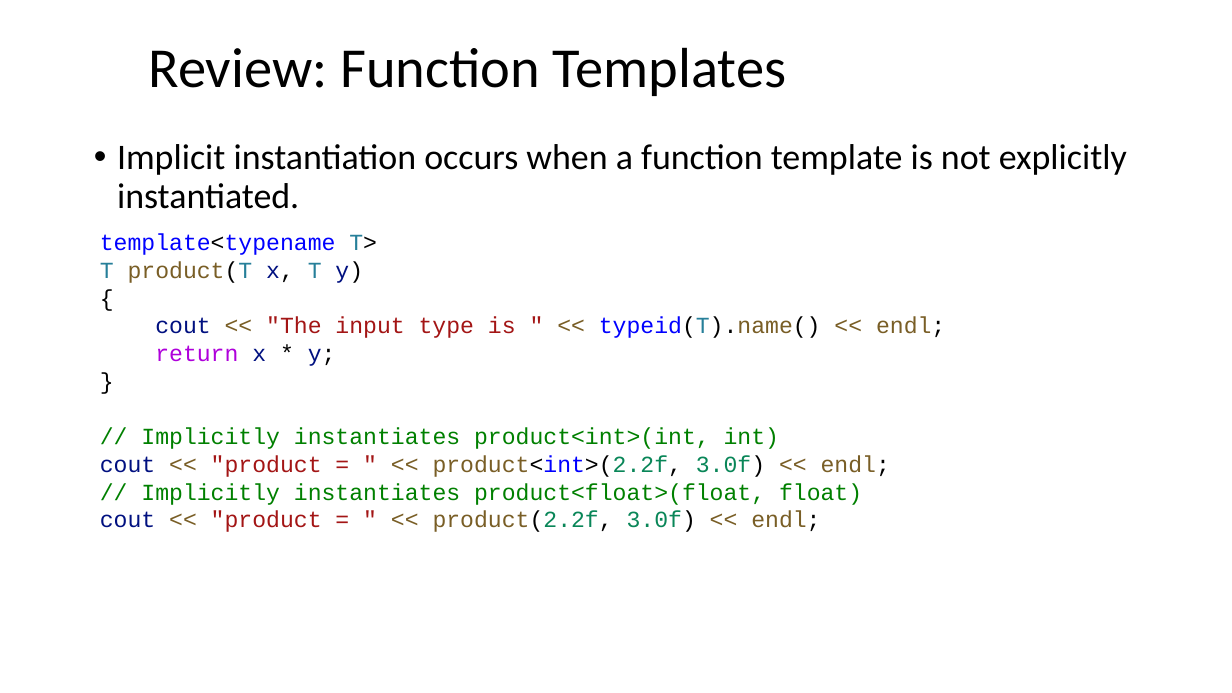
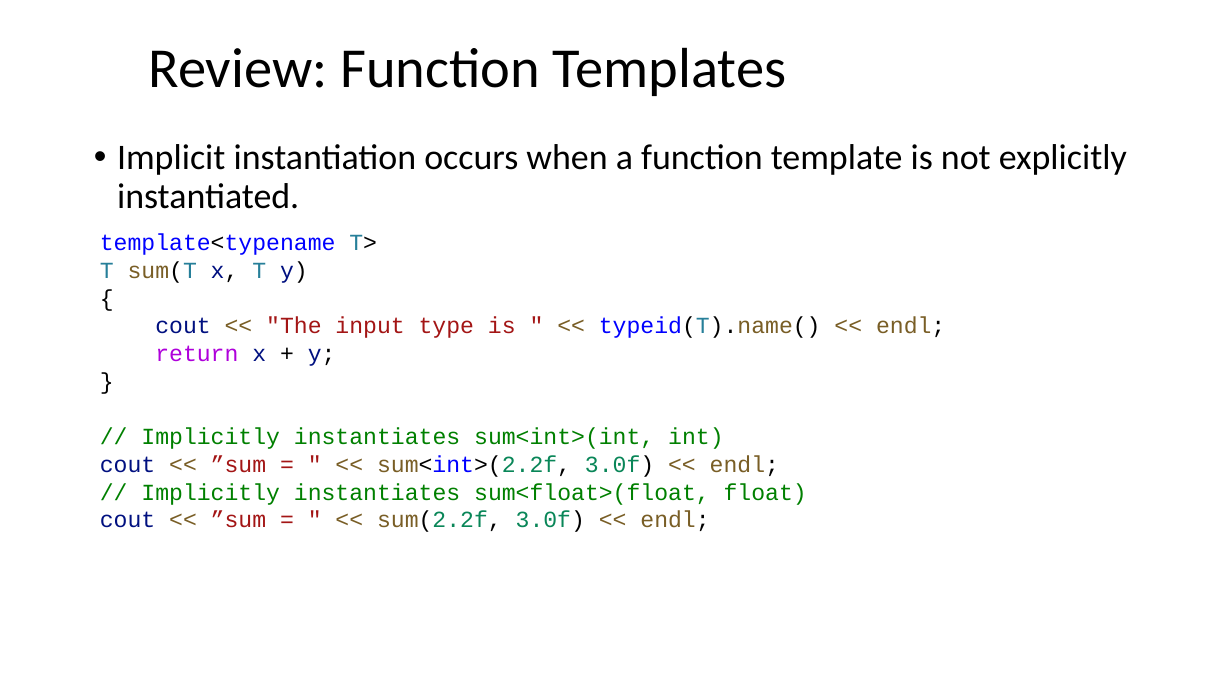
Before and after one commit to ShiqiYu/CPP, a slide deck: slide 4 of week13/Lecture13.pptx. Drawn at 1232x693 pixels with LibreOffice and Linux fonts; fonts in the diff are those of the drawing; background and template pictures are left out. Boxes give left, top, right and bottom in pixels: in the first picture for what was removed or moved away, otherwise in the second. Text is boxed around its words. In the diff, an @@ line names an element or a change of style, - is before the commit and + after.

```diff
--- a/week13/Lecture13.pptx
+++ b/week13/Lecture13.pptx
@@ text at (100, 261, 308, 283): text changed; text colour #795E26 to #267F99 @@
-T product(T x, T y)
+T sum(T x, T y)
@@ text at (155, 345, 336, 366): text changed @@
-return x * y;
+return x + y;
@@ text at (100, 427, 807, 532): text changed @@
-// Implicitly instantiates product<int>(int, int)
-cout << "product = " << product<int>(2.2f, 3.0f) << endl;
-// Implicitly instantiates product<float>(float, float)
-cout << "product = " << product(2.2f, 3.0f) << endl;
+// Implicitly instantiates sum<int>(int, int)
+cout << ”sum = " << sum<int>(2.2f, 3.0f) << endl;
+// Implicitly instantiates sum<float>(float, float)
+cout << ”sum = " << sum(2.2f, 3.0f) << endl;
```
Also in this commit, not shown: 1 other file.
